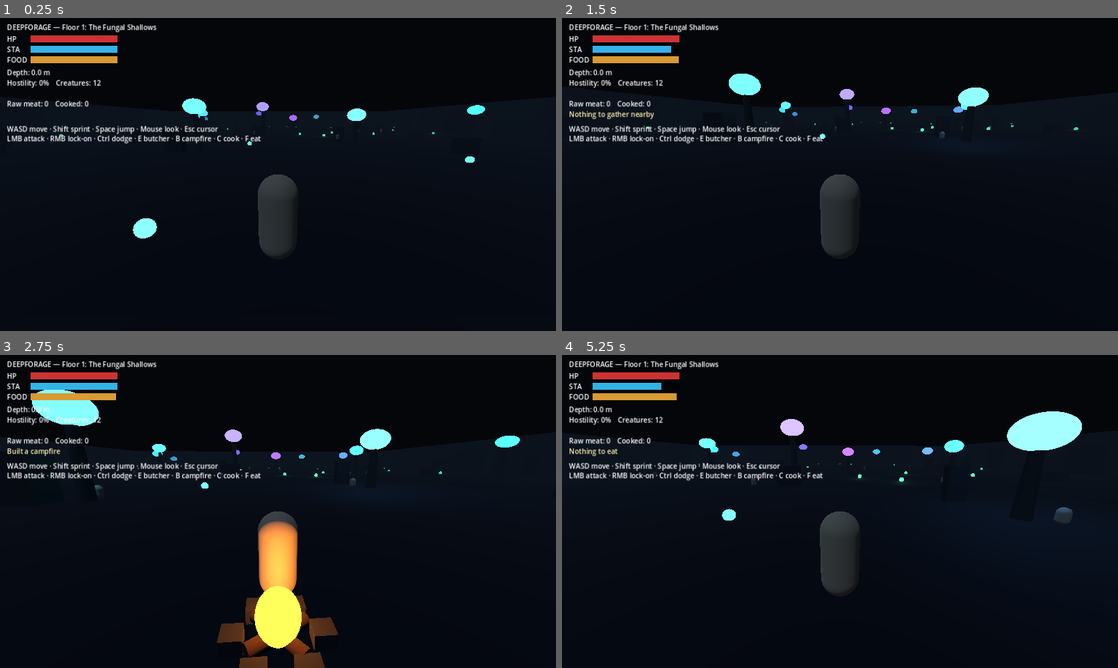
Above: before the commit, frames 1-4 (two rows, left to right).
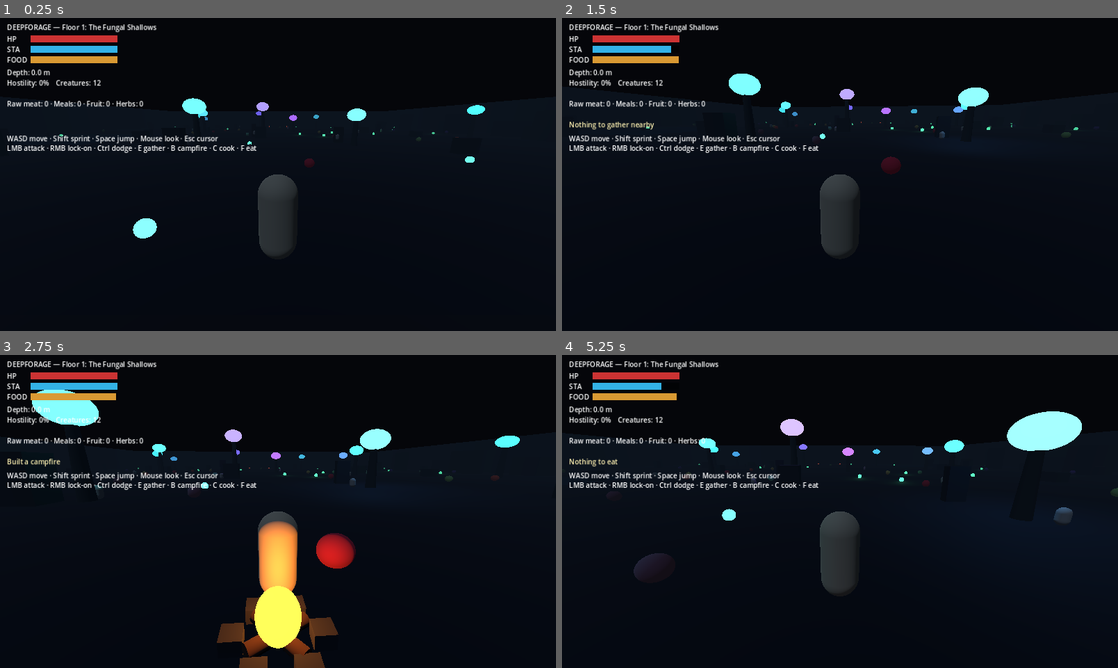
Above: after the commit, the same moments.

Repository: damienlangton70-hash/Ecosystem_dungeon
Game: Godot game, scene res://src/game/Main.tscn
The game is run twice, just before and just after one commit, with the same random seed, the same clock (stepped at 60 frames per second) and the same inputs.
Inputs (mouse positions are in pixels of both pictures, inside the frame that each line leads up to):
- Up to frame 1 (0.25 s): no input
- Up to frame 2 (1.5 s): tap Enter at 0.5 s; move the mouse to (867, 174) at 0.52 s; hold W from 0.53 s (still down); tap Ctrl at 0.6 s; click (867, 174) at 0.67 s; tap Space at 0.77 s; move the mouse to (812, 174) at 1.27 s; tap E at 1.35 s
- Up to frame 3 (2.75 s): keep holding W; tap Space at 1.52 s; move the mouse to (289, 505) at 2.02 s; tap B at 2.1 s
- Up to frame 4 (5.25 s): keep holding W; move the mouse to (834, 517) at 2.77 s; tap C at 2.85 s; click (834, 517) at 2.92 s; tap Space at 3.02, 3.77, 4.52 s; move the mouse to (878, 514) at 3.52 s; tap F at 3.6 s; move the mouse to (795, 508) at 4.27 s; tap Shift at 4.35 s; move the mouse to (845, 511) at 5.02 s; tap Ctrl at 5.1 s; click (845, 511) at 5.17 s

The runs differ from the first frame. In frame 1, 1.7% of the frame differs, in the area x 1-83%, y 26-48%; in frame 2, 2.2%; in frame 3, 2.6%, in the area x 1-90%, y 26-69%; in frame 4, 2.0%.

Commit message:
world: scatter forageable flora; HUD shows ingredients + active buffs

Diff:
--- a/src/game/Main.gd
+++ b/src/game/Main.gd
@@ -17,6 +17,7 @@
 var _info_label: Label
 var _lock_label: Label
 var _inv_label: Label
+var _buff_label: Label
 var _status_label: Label
 
 func _ready() -> void:
@@ -26,6 +27,7 @@
     _build_floor1()
     _spawn_player()
     _spawn_creatures()
+    _spawn_forageables()
     _build_hud()
 
 func _setup_environment() -> void:
@@ -276,6 +278,29 @@
     c.position = pos
     add_child(c)
 
+func _spawn_forageables() -> void:
+    var rng := RandomNumberGenerator.new()
+    rng.randomize()
+    var flora := [
+        ["emberberry", "Emberberry", Color(0.85, 0.35, 0.25)],
+        ["gloomgrape", "Gloomgrape", Color(0.45, 0.30, 0.70)],
+        ["bleedberry", "Bleedberry", Color(0.75, 0.15, 0.25)],
+        ["duskfig", "Duskfig", Color(0.42, 0.28, 0.36)],
+        ["palethyme", "Palethyme", Color(0.55, 0.80, 0.45)],
+        ["stoneleaf", "Stoneleaf Rosemary", Color(0.45, 0.65, 0.50)],
+        ["deeprootginger", "Deeproot Ginger", Color(0.80, 0.75, 0.40)],
+        ["marrowmint", "Marrow Mint", Color(0.50, 0.85, 0.70)],
+    ]
+    for entry in flora:
+        for k in range(3):
+            var f := Forageable.new()
+            f.item_id = entry[0]
+            f.display_name = entry[1]
+            f.color = entry[2]
+            f.yield_amount = 1
+            f.position = Vector3(rng.randf_range(-70, 70), 0.0, rng.randf_range(-52, 74))
+            add_child(f)
+
 func _build_hud() -> void:
     var layer := CanvasLayer.new()
     add_child(layer)
@@ -298,17 +323,21 @@
     _inv_label = Label.new()
     _inv_label.position = Vector2(16, 186)
     layer.add_child(_inv_label)
+    _buff_label = Label.new()
+    _buff_label.position = Vector2(16, 210)
+    _buff_label.modulate = Color(0.75, 0.95, 0.85)
+    layer.add_child(_buff_label)
     _status_label = Label.new()
-    _status_label.position = Vector2(16, 210)
+    _status_label.position = Vector2(16, 234)
     _status_label.modulate = Color(1.0, 0.95, 0.7)
     layer.add_child(_status_label)
     var help := Label.new()
     help.text = "WASD move · Shift sprint · Space jump · Mouse look · Esc cursor"
-    help.position = Vector2(16, 244)
+    help.position = Vector2(16, 266)
     layer.add_child(help)
     var help2 := Label.new()
-    help2.text = "LMB attack · RMB lock-on · Ctrl dodge · E butcher · B campfire · C cook · F eat"
-    help2.position = Vector2(16, 266)
+    help2.text = "LMB attack · RMB lock-on · Ctrl dodge · E gather · B campfire · C cook · F eat"
+    help2.position = Vector2(16, 288)
     layer.add_child(help2)
 
 func _make_bar(layer: CanvasLayer, pos: Vector2, color: Color, label: String) -> ColorRect:
@@ -349,6 +378,14 @@
         else:
             _lock_label.text = ""
     if _inv_label != null:
-        _inv_label.text = "Raw meat: %d    Cooked: %d" % [int(_player.inventory.get("raw_meat", 0)), int(_player.inventory.get("cooked_meat", 0))]
+        _inv_label.text = "Raw meat: %d · Meals: %d · Fruit: %d · Herbs: %d" % [int(_player.inventory.get("raw_meat", 0)), _player.meals.size(), _player.count_category("fruit"), _player.count_category("herb")]
+    if _buff_label != null:
+        if _player.active_buffs.size() > 0:
+            var names: Array = []
+            for b in _player.active_buffs:
+                names.append(str(b["type"]))
+            _buff_label.text = "Buffs: " + ", ".join(names)
+        else:
+            _buff_label.text = ""
     if _status_label != null:
         _status_label.text = _player.status_text
